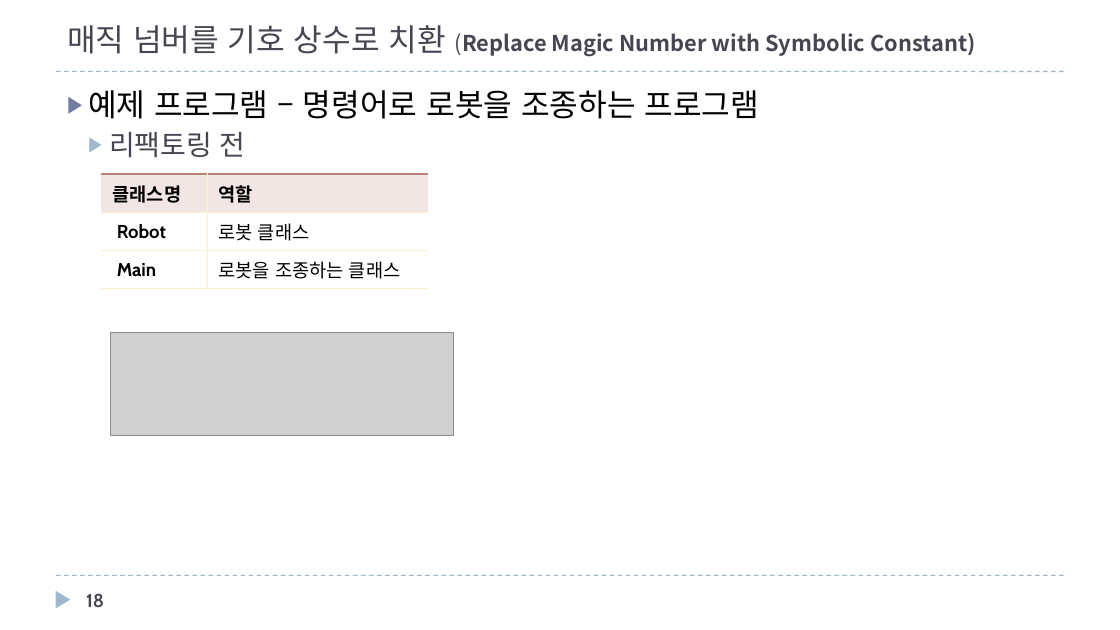
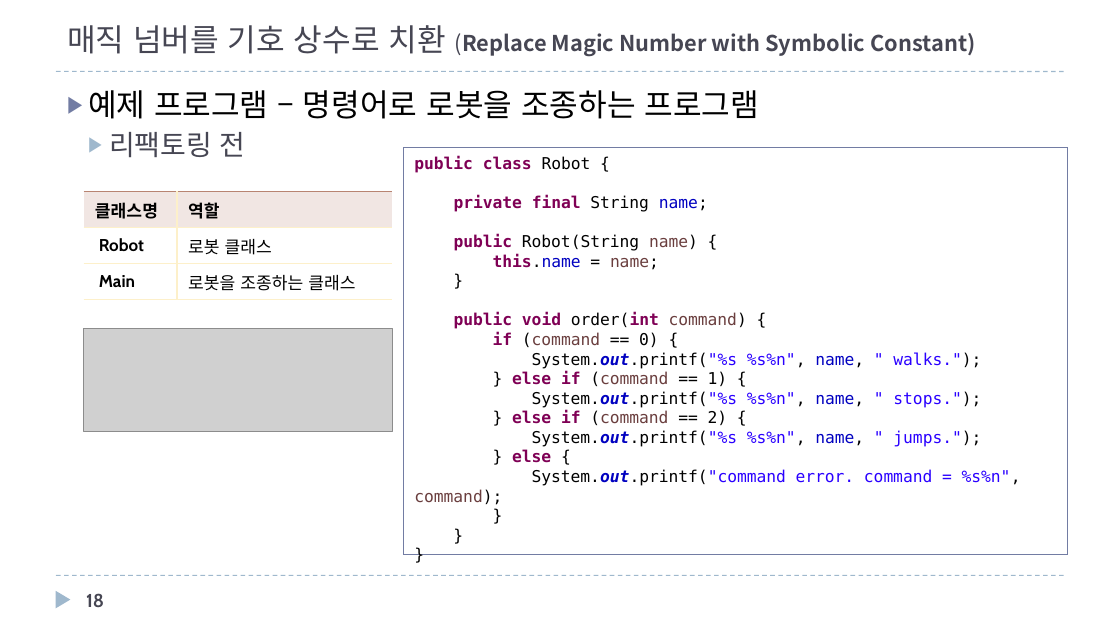
Before and after one commit to mkgungor/refactoring_java, a slide deck: slide 18 of ppt/자바로 배우는 리팩토링 입문.pptx. Drawn at 1120x630 pixels with LibreOffice and Linux fonts; fonts in the diff are those of the drawing; grey boxes stand for pictures. Boxes give left, top, right and bottom in pixels: in the first picture for what was removed or moved away, otherwise in the second. Text is boxed around its words. In the diff, an @@ line names an element or a change of style, - is before the commit and + after.

```diff
--- a/ppt/자바로 배우는 리팩토링 입문.pptx
+++ b/ppt/자바로 배우는 리팩토링 입문.pptx
@@ rectangle added at (403, 148, 1067, 556), outline #727CA3 0.75 pt, 10.5 pt, text #000000 @@
+public class Robot {
+private final String name;
+public Robot(String name) {
+this.name = name;
+}
+public void order(int command) {
+if (command == 0) {
+System.out.printf("%s %s%n", name, " walks.");
+} else if (command == 1) {
+System.out.printf("%s %s%n", name, " stops.");
+} else if (command == 2) {
+System.out.printf("%s %s%n", name, " jumps.");
+} else {
+System.out.printf("command error. command = %s%n", command);
+}
+}
+}
@@ table at (84, 192, 392, 295) @@
@@ size 12 to 11 pt @@
@@ table: place and size @@
-table at (102, 174, 428, 283)
+table at (84, 192, 392, 295)
@@ picture: place and size @@
-picture at (110, 333, 452, 436)
+picture at (84, 328, 393, 431)
```
Also in this commit, not shown: 6 other slides changed, 3 slides added, 1 other file.
